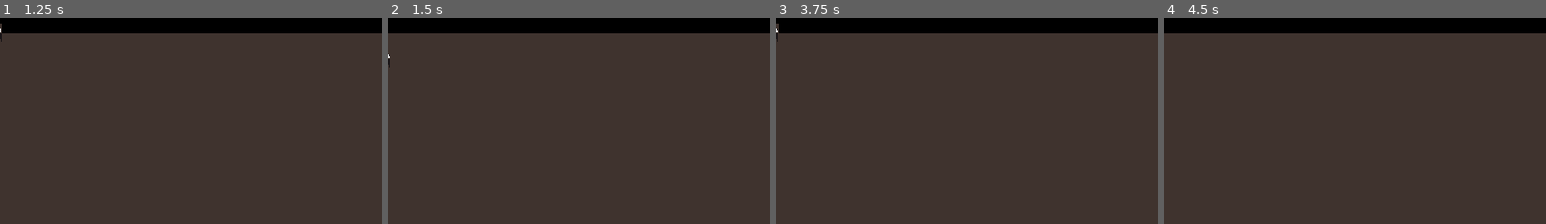
Above: before the commit, frames 1-4 (left to right).
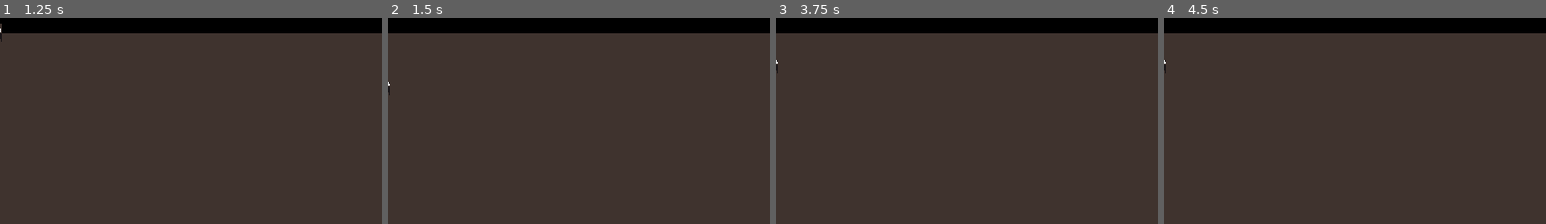
Above: after the commit, the same moments.

Repository: Academia-Team/Academia-Fall-of-the-Citadel
Game: Godot game, scene res://scene/gamescr.tscn
Two runs of this game, one before a commit and one after it. Both use one fixed random seed, a clock stepped at 60 frames per second and the inputs below.
Inputs:
- Up to frame 1 (1.25 s): tap Enter at 0.5 s; hold Right (move_right) from 0.53 s (still down); hold Ctrl (stay) from 0.53 s (still down); tap Space (action) at 0.6 s
- Up to frame 2 (1.5 s): tap Space (action) at 1.25 s; release Right (move_right) at 1.28 s; release Ctrl (stay) at 1.28 s; hold Down (move_down) from 1.28 s (still down); tap Ctrl (stay) at 1.35 s
- Up to frame 3 (3.75 s): tap Space (action) at 1.55, 2.1, 2.75, 3.05, 3.6 s; tap Enter at 2, 3.5 s; release Down (move_down) at 2.03 s; hold Right (move_right) 2.03-2.78 s; hold Ctrl (stay) 2.03-2.78 s; hold Up (move_up) 2.78-3.53 s; tap Ctrl (stay) at 2.85 s; hold Left (move_left) from 3.53 s (still down); hold Ctrl (stay) from 3.53 s (still down)
- Up to frame 4 (4.5 s): keep holding Left (move_left); tap Space (action) at 4.25 s; release Ctrl (stay) at 4.28 s; tap Ctrl (stay) at 4.35 s
The pictures show only the part of the screen within x 0-50%, y 0-50%; the shares and areas given below are measured in that part.

Frame 1 is identical in both runs. In frame 2, less than 0.1% of the frame differs, in the area x 0-1%, y 17-38%; in frame 3, less than 0.1%, in the area x 0-1%, y 2-27%; in frame 4, less than 0.1%.

Commit message:
Add bounding to player movement
Still doesn't spawn in the correct spot, which suggests an issue with what portion of the screen is being allocated to which object.

Diff:
--- a/scene/gamegrid.gd
+++ b/scene/gamegrid.gd
@@ -10,10 +10,12 @@
 # Called when the node enters the scene tree for the first time.
 func _ready():
 	var player = player_scene.instance()
+	var screen_size = get_viewport_rect().size
 	add_child(player)
+	player.spawn(Vector2(0,0), position.y, screen_size.y - 32, position.x, screen_size.x - 32)
 	print(to_global(Vector2(0,0)))
 	#player.position = Vector2(0,0)
-	player.position = map_to_world(Vector2(0,0))
+	#player.position = map_to_world(Vector2(0,0))
 	pass # Replace with function body.
 
 
--- a/scene/player.gd
+++ b/scene/player.gd
@@ -1,9 +1,11 @@
 extends Area2D
 class_name player
 
+var bounds = {"top": 0, "bottom": 0, "left": 0, "right": 0}
 var curOrient
 var held_weapon
 var lives
+
 
 enum DIRECTION {UP, DOWN, LEFT, RIGHT}
 enum ORIENTATION {NORTH, SOUTH, EAST, WEST}
@@ -33,6 +35,8 @@
 			direction.x = 32
 
 	position += direction.normalized() * SPEED * delta
+	position.x = clamp(position.x, bounds.left, bounds.right)
+	position.y = clamp(position.y, bounds.top, bounds.bottom)
 
 func set_orient(orient):
 	match orient:
@@ -77,6 +81,15 @@
 	held_weapon = null
 	lives = 3
 	curOrient = ORIENTATION.SOUTH
+	hide()
+
+func spawn(pos, topBound, bottomBound, leftBound, rightBound):
+	position = pos
+	bounds.left = leftBound
+	bounds.right = rightBound
+	bounds.top = topBound
+	bounds.bottom = bottomBound
+	show()
 
 
 func _on_player_area_entered(area):
